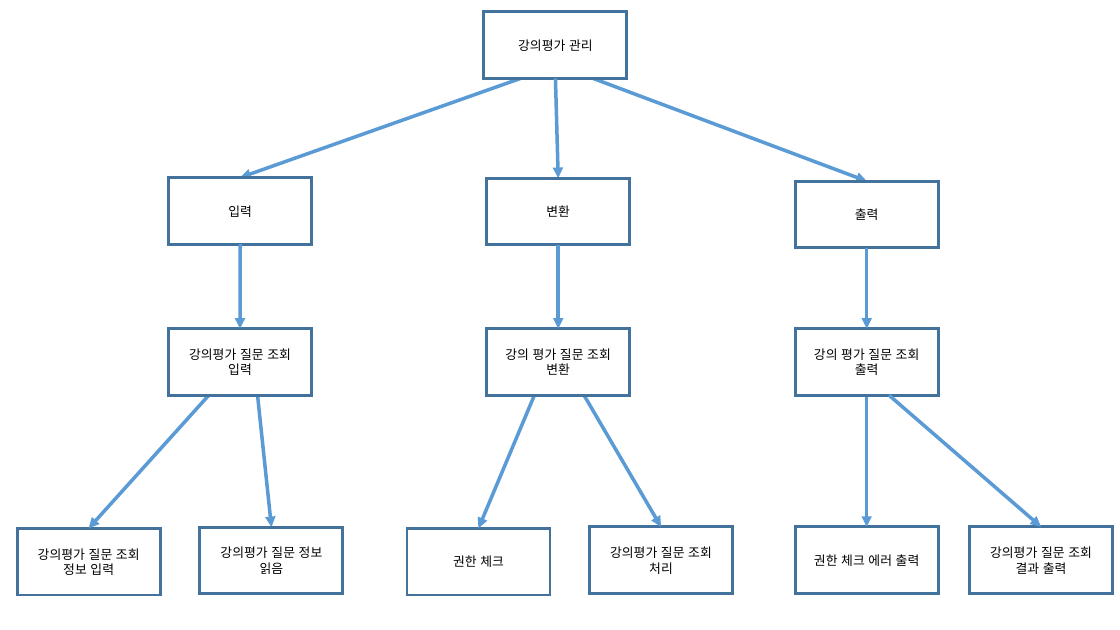
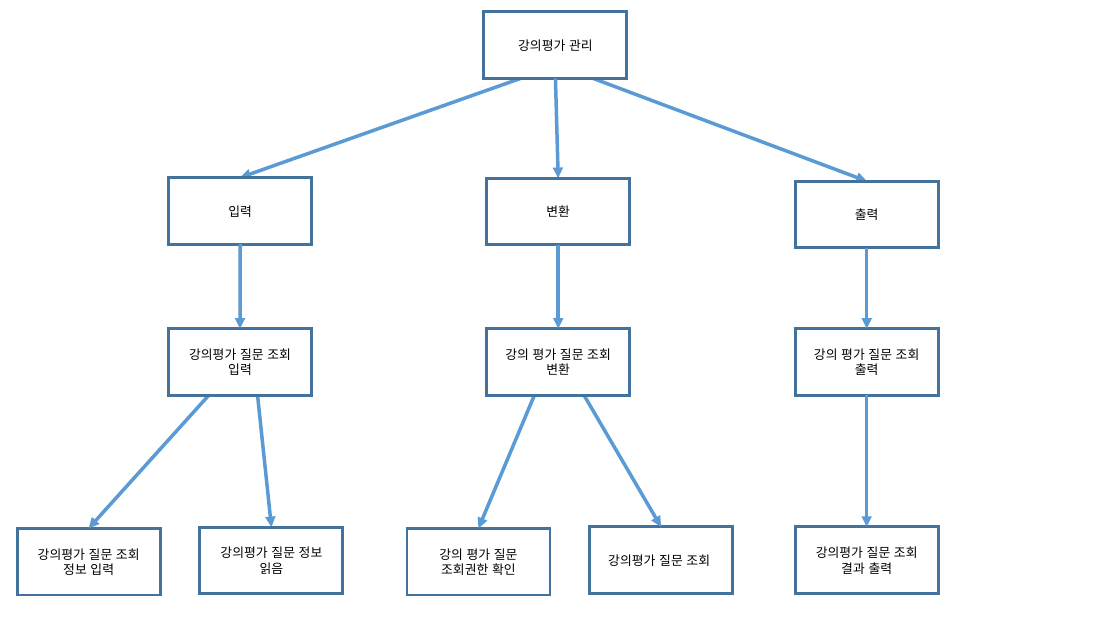
Before and after one commit to se04/se04, a slide deck: slide 1 of SDD 관련 자료/작업 결과물/처리 모형도/강의평가 질문 조회.pptx. Drawn at 1120x630 pixels with LibreOffice and Linux fonts; fonts in the diff are those of the drawing. Boxes give left, top, right and bottom in pixels: in the first picture for what was removed or moved away, otherwise in the second. Text is boxed around its words. In the diff, an @@ line names an element or a change of style, - is before the commit and + after.

```diff
--- a/SDD 관련 자료/작업 결과물/처리 모형도/강의평가 질문 조회.pptx
+++ b/SDD 관련 자료/작업 결과물/처리 모형도/강의평가 질문 조회.pptx
@@ arrow removed from (890, 396) to (1041, 527) @@
@@ rectangle "강의평가 질문 조회 결과 출력": place and size @@
-rectangle "강의평가 질문 조회 결과 출력" at (970, 527, 1112, 593)
+rectangle "강의평가 질문 조회 결과 출력" at (796, 527, 939, 593)
@@ rectangle removed at (796, 527, 939, 593) @@
-권한 체크 에러 출력
@@ text in rectangle at (439, 548, 518, 575): text changed @@
-권한 체크
+강의 평가 질문 조회권한 확인
@@ text in rectangle at (608, 554, 710, 566): text changed @@
-강의평가 질문 조회 처리
+강의평가 질문 조회
```
Also in this commit, not shown: 1 other file.
